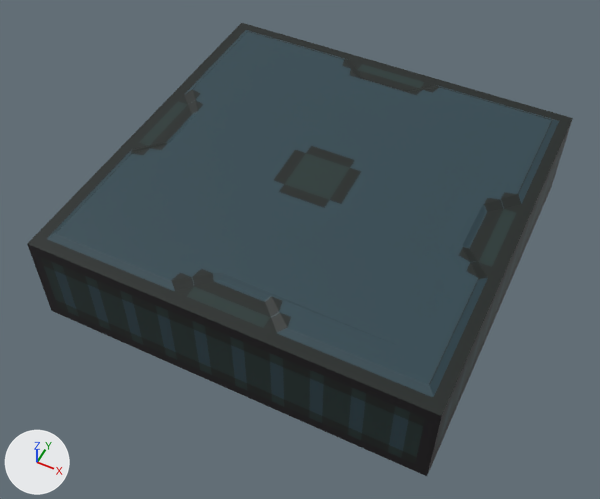
An edit to the glTF model assets/models/environment/Floor_01.glb, drawn before and after from the same camera.
The view is the same before and after, from a 50 mm camera at (0.627, -1.364, 1.407) aimed at (-0.01, -0.088, -0.187). Lighting does not change. The marker at lower left points along +X, +Y and +Z.

Names of what the first picture shows: 'Floor_01'.
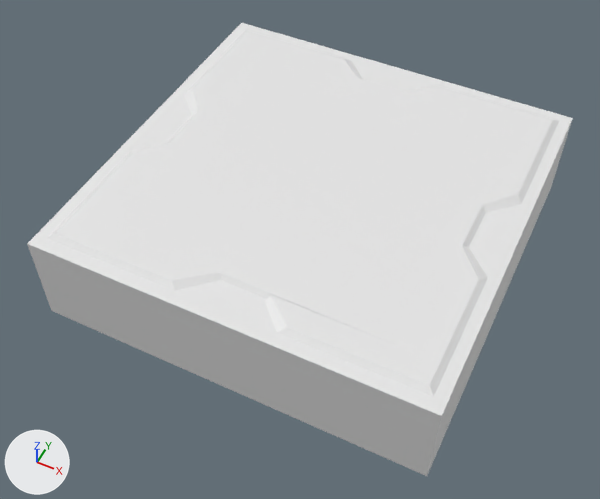
The newer file is also rescaled (x2.0) as a whole; pictures and numbers use the older file's frame.

Boxes (x1, y1, x2, y2) around the edits, measured in the pictures (600 x 499 px):
'Floor_01', recoloured
    both: (27, 23, 573, 476)

The change, as a diff of the scene's bpy script:
```diff
--- a/assets/models/environment/Floor_01.glb.py
+++ b/assets/models/environment/Floor_01.glb.py
@@ me_cube_002 @@
 me_cube_002.from_pydata(...)  # 89 vertices, 156 faces; spans x -0.5..0.5, y -0.5..0.5, z -0.25..0.01
-me_cube_002.materials.append(mat_envtexture)  # picture img_environment_textures_001
```
